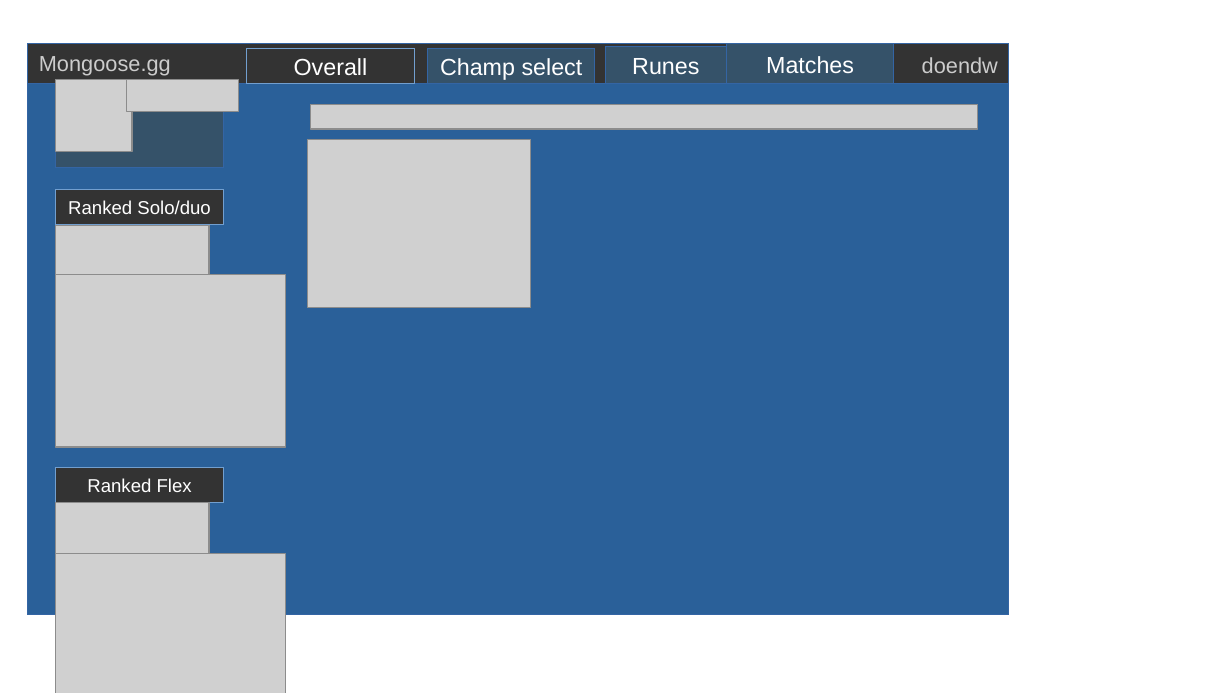
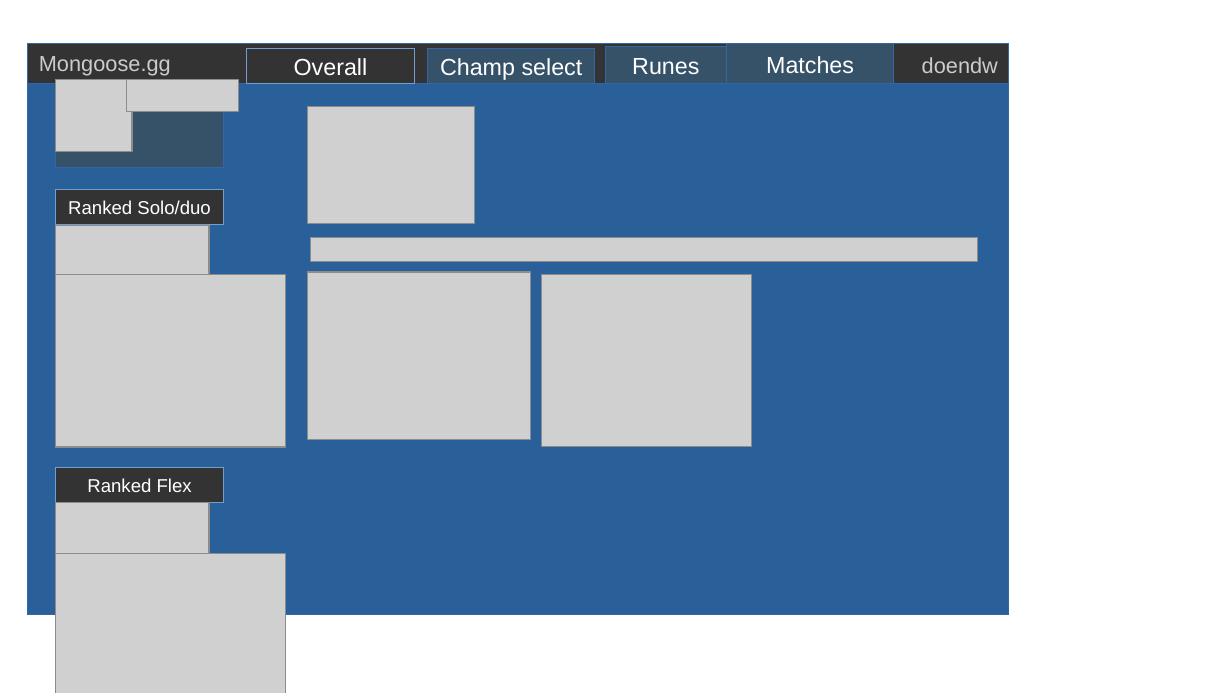
Before and after one commit to mongoose84/mongoose.gg, a slide deck: slide 2 of docs/gui_playground.odp. Drawn at 1232x693 pixels with LibreOffice and Linux fonts; fonts in the diff are those of the drawing; grey boxes stand for pictures. Boxes give left, top, right and bottom in pixels: in the first picture for what was removed or moved away, otherwise in the second. Text is boxed around its words. In the diff, an @@ line names an element or a change of style, - is before the commit and + after.

```diff
--- a/docs/gui_playground.odp
+++ b/docs/gui_playground.odp
@@ picture added at bbox=[307, 107, 475, 224] @@
@@ picture: place and size @@
-picture at bbox=[311, 105, 978, 130]
+picture at bbox=[311, 237, 978, 262]
@@ picture: place and size @@
-picture at bbox=[307, 140, 531, 307]
+picture at bbox=[307, 273, 531, 440]
@@ picture added at bbox=[542, 275, 751, 447] @@
```
Also in this commit, not shown: 1 other file.
